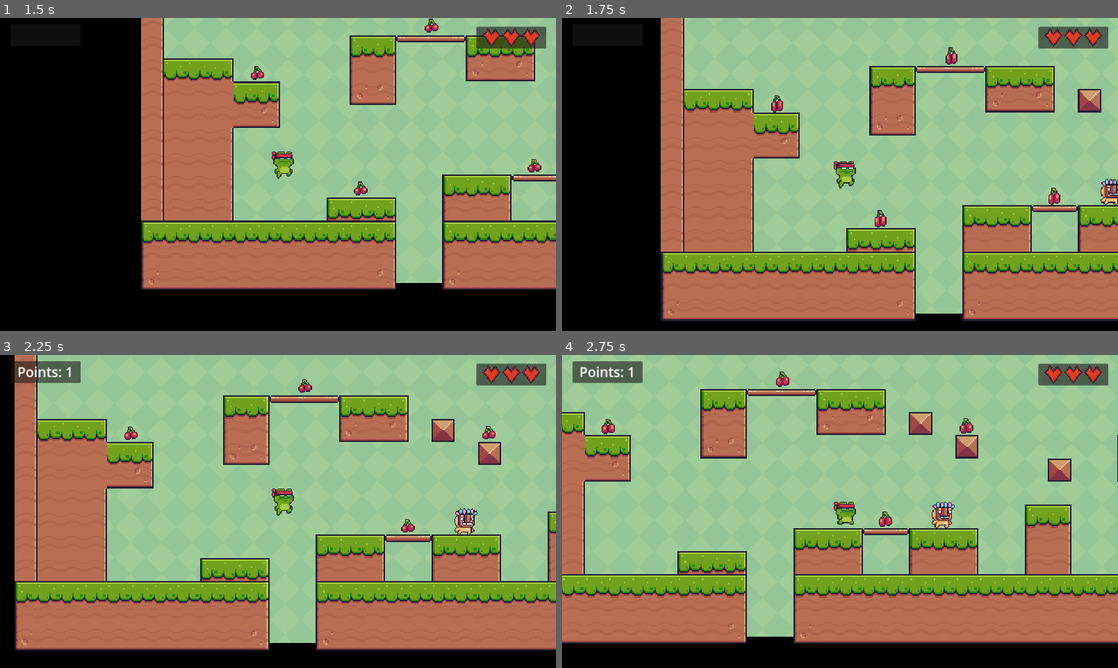
Above: before the commit, frames 1-4 (two rows, left to right).
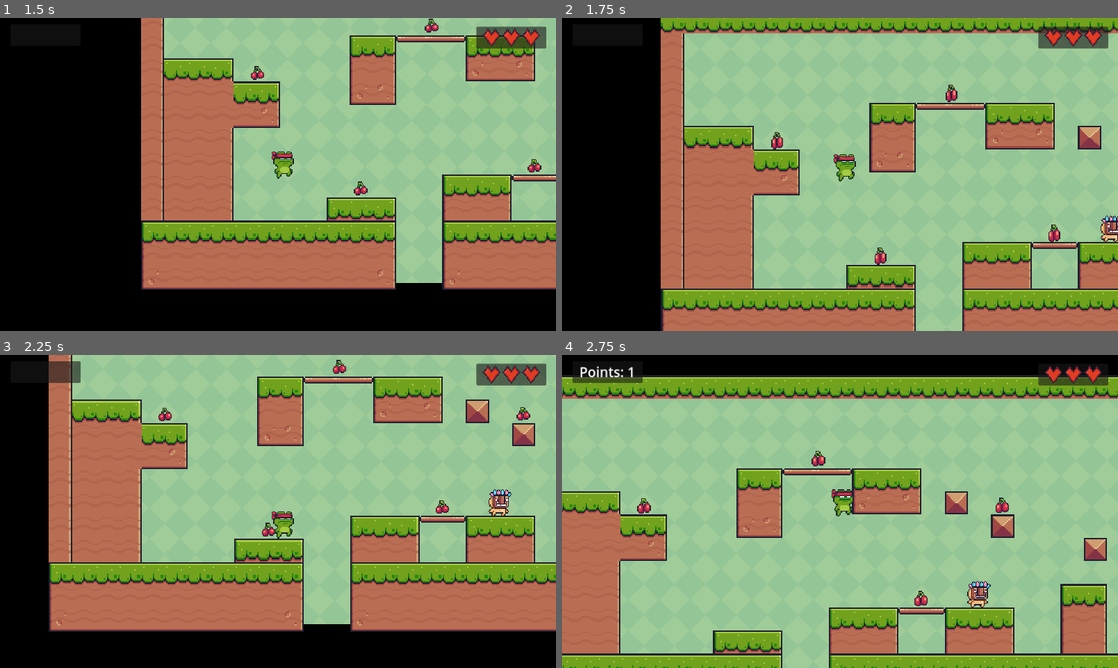
Above: after the commit, the same moments.

Repository: MichaelRMartinez/2d-platformer
Game: Godot game, scene res://scenes/levels/main_menu.tscn
Two runs of this game, one before a commit and one after it. Both use one fixed random seed, a clock stepped at 60 frames per second and the inputs below.
Inputs:
- Up to frame 1 (1.5 s): click "Level 1" at 0.5 s; hold D (right) from 1.28 s (still down); tap Space (jump) at 1.35 s
- Up to frame 2 (1.75 s): keep holding D (right); tap Space (jump) at 1.52 s
- Up to frame 3 (2.25 s): keep holding D (right); tap Space (jump) at 1.82, 2.1 s
- Up to frame 4 (2.75 s): keep holding D (right); tap Space (jump) at 2.27, 2.57 s

Frame 1 is identical in both runs. In frame 2, 36% of the frame differs, in the area x 17-100%, y 0-100%; in frame 3, 46%; in frame 4, 61%, in the area x 0-100%, y 0-100%.

Commit message:
Add double jump logic

Diff:
--- a/scripts/player.gd
+++ b/scripts/player.gd
@@ -2,6 +2,7 @@
 
 const SPEED = 350.0
 const JUMP_VELOCITY = -800.0
+var jump_count = 0
 
 @onready var sprite_2d: AnimatedSprite2D = $Sprite2D
 
@@ -19,14 +20,17 @@
 	else:
 		sprite_2d.play("default")
 
-	# Add the gravity.
-	if not is_on_floor():
+	# Add the gravity
+	if is_on_floor():
+		jump_count = 0
+	else:
 		velocity += get_gravity() * delta
 		sprite_2d.play("jumping")
 
 	# Handle jump.
-	if Input.is_action_just_pressed("jump") and is_on_floor():
+	if Input.is_action_just_pressed("jump") and jump_count < 2:
 		velocity.y = JUMP_VELOCITY
+		jump_count += 1
 
 	# Get the input direction and handle the movement/deceleration.
 	# As good practice, you should replace UI actions with custom gameplay actions.
